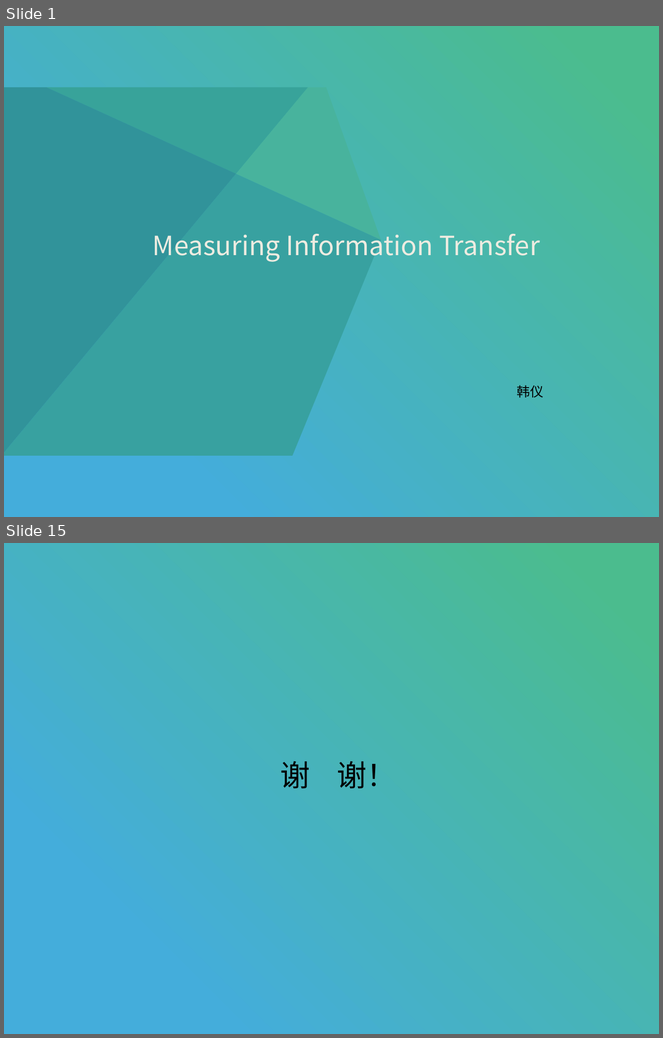
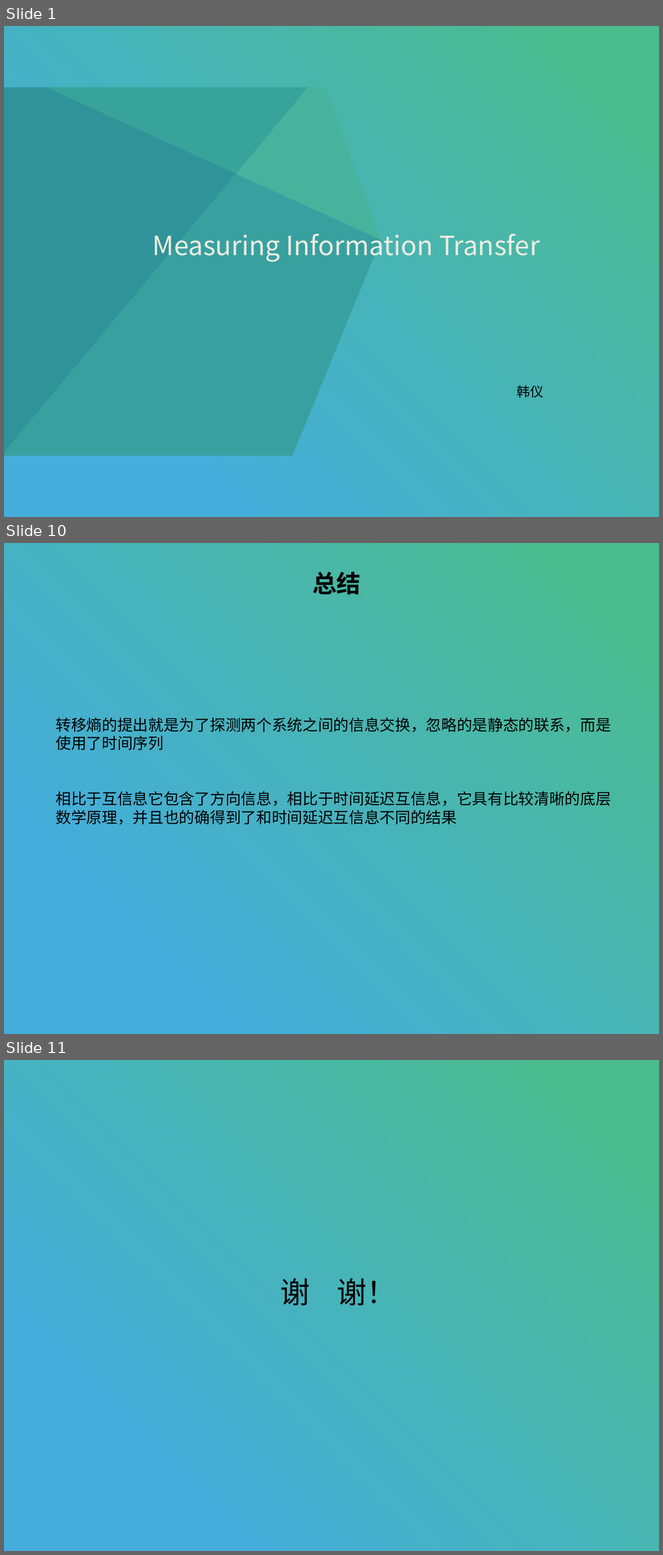
Before and after one commit to stan12138/daily, a slide deck: 转移熵.pptx. Shown one above the other, each under a label of ours: slides 1 and 15 before the commit, slides 1, 10 and 11 after it; the slides between them are not shown. The pictures are 663x1038 and 663x1555 pixels, drawn with LibreOffice and Linux fonts; fonts in the diff are those of the drawing. Boxes give left, top, right and bottom in pixels: in the first picture for what was removed or moved away, otherwise in the second. Text is boxed around its words. In the diff, an @@ line names an element or a change of style, - is before the commit and + after.

```diff
--- a/转移熵.pptx
+++ b/转移熵.pptx
@@ slide 10 added at (4, 543, 659, 1034), background #FFFFFF; not listed: 1 template element that a slide beside it also shows @@
@@ text added at (312, 572, 361, 594), 44 pt, text #000000, bold @@
+总结
@@ text added at (56, 718, 611, 825), 28 pt, text #000000 @@
+转移熵的提出就是为了探测两个系统之间的信息交换，忽略的是静态的联系，而是
+使用了时间序列
+相比于互信息它包含了方向信息，相比于时间延迟互信息，它具有比较清晰的底层
+数学原理，并且也的确得到了和时间延迟互信息不同的结果
@@ what was slide 15 is now slide 11 @@
```
Also in this commit, not shown: 8 slides changed, 5 slides removed, 2 other files.
